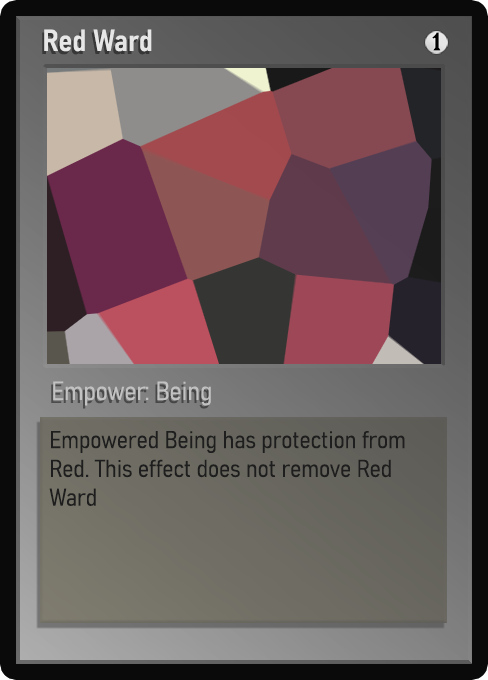
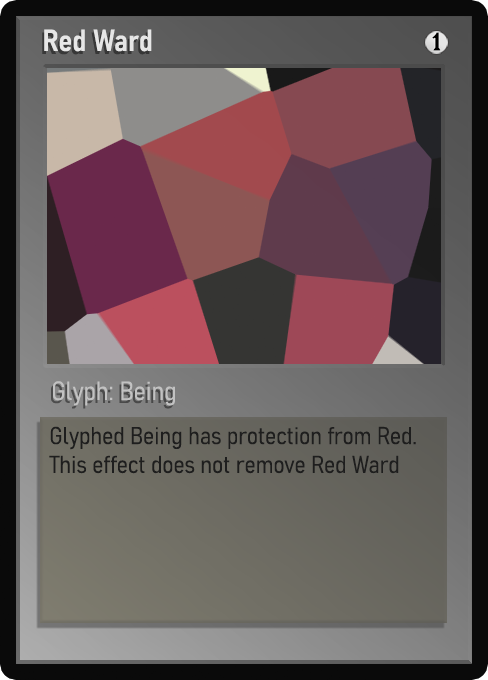
Two versions of the same layered image (488×680). Layer-by-layer changes:
painted on "Class" over <box>53,381,211,406</box>
painted on "Desc_norm" over <box>49,426,416,506</box>
